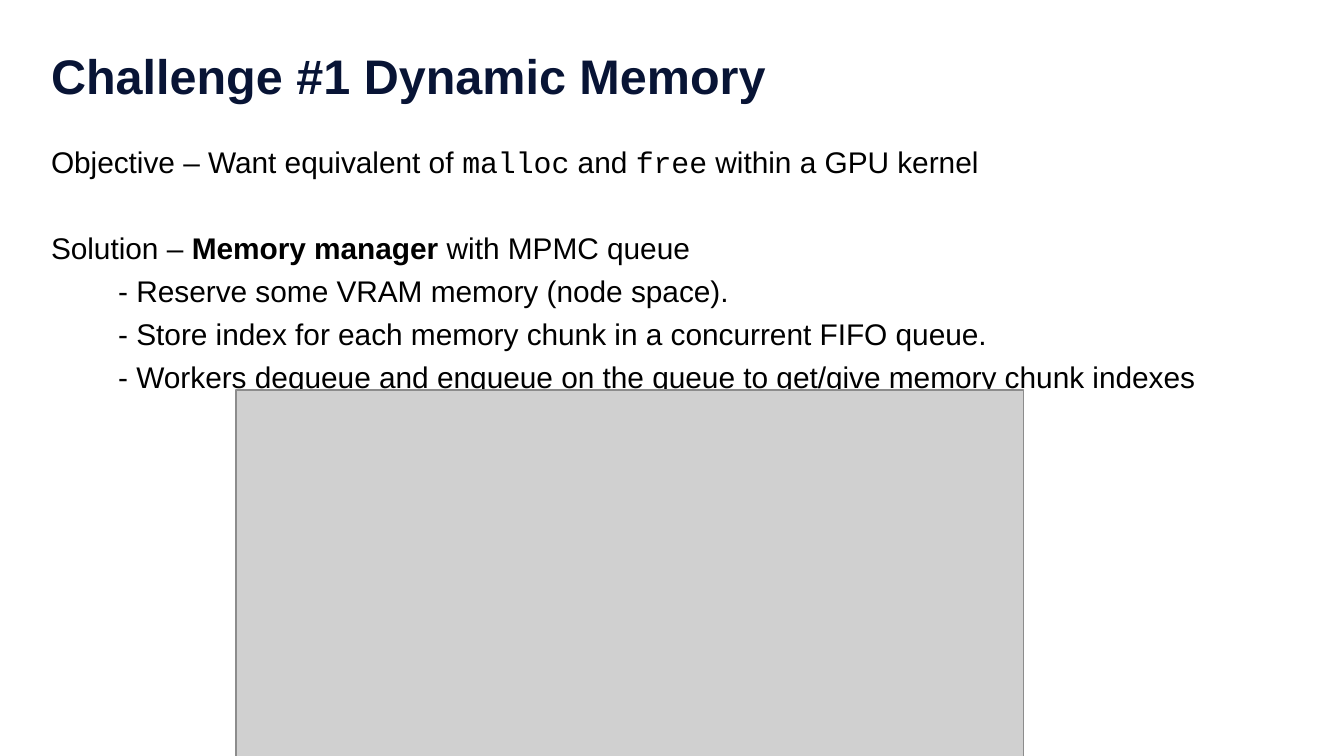
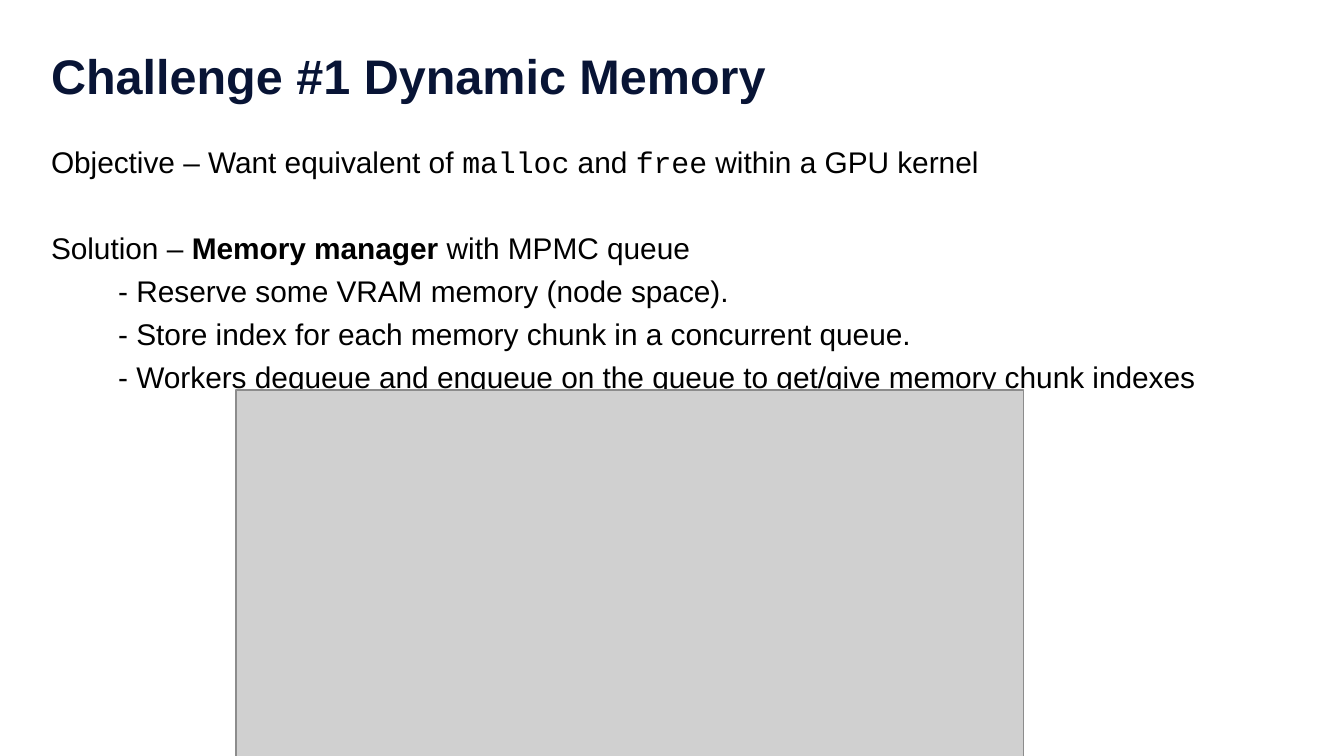
Before and after one commit to samiran-kawtikwar/samiran-kawtikwar.github.io, a slide deck: slide 24 of files/BNB-INFORMS24.pptx (slide 25 before the commit). Drawn at 1344x756 pixels with LibreOffice and Linux fonts; fonts in the diff are those of the drawing; grey boxes stand for pictures; background and template pictures are left out. Boxes give left, top, right and bottom in pixels: in the first picture for what was removed or moved away, otherwise in the second. Text is boxed around its words. In the diff, an @@ line names an element or a change of style, - is before the commit and + after.

```diff
--- a/files/BNB-INFORMS24.pptx
+++ b/files/BNB-INFORMS24.pptx
@@ text at [136,323,911,350]: text changed @@
-- Store index for each memory chunk in a concurrent FIFO queue.
+- Store index for each memory chunk in a concurrent queue.
```
Also in this commit, not shown: 8 other slides changed, 1 slide removed.
